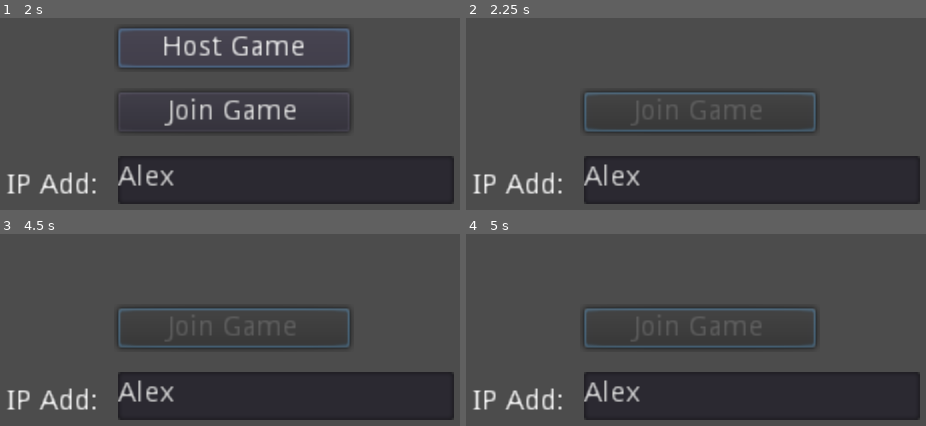
Above: before the commit, frames 1-4 (two rows, left to right).
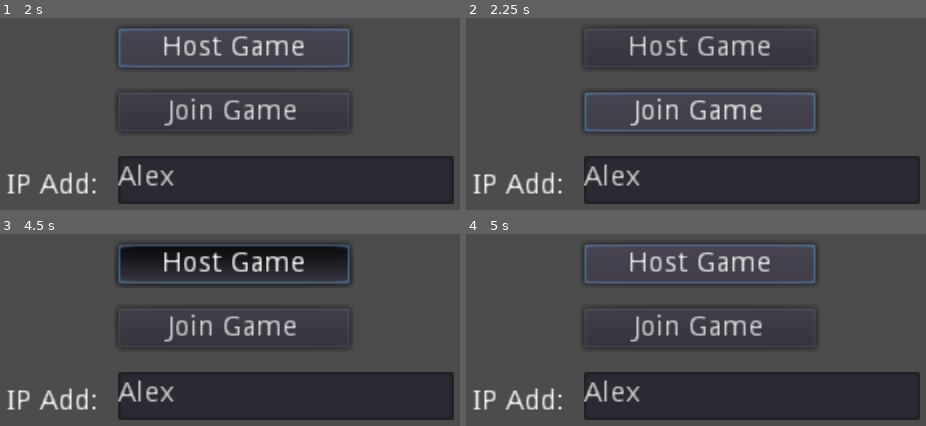
Above: after the commit, the same moments.

Repository: WhatDoor/LaserChess
Game: Godot game, scene res://Game.tscn
Same seed, same stepped clock (60 frames per second), same inputs: the game is played once before the commit and once after it.
Inputs (mouse positions are in pixels of both pictures, inside the frame that each line leads up to):
- Up to frame 1 (2 s): click (285, 179) at 0.52 s; type "Alex" at 0.6 s; click "Host Game" at 1.25 s
- Up to frame 2 (2.25 s): click "Join Game" at 2 s
- Up to frame 3 (4.5 s): move the mouse to (386, 326) at 2.77 s; click (386, 326) at 2.92 s; move the mouse to (119, 362) at 3.52 s; click (119, 362) at 3.67 s; move the mouse to (308, 264) at 4.27 s; click (308, 264) at 4.42 s
- Up to frame 4 (5 s): no input

Frame 1 is identical in both runs. In frame 2, 3.3% of the frame differs, in the area x 25-77%, y 4-57%; in frame 3, 12%, in the area x 25-77%, y 4-60%; in frame 4, 4.8%.
Error after the commit: Parse Error: Can't preload resource at path: res://Worlds/World1.tscn (res://Game.gd:11)

Commit message:
Added deflector to the game

Diff:
--- a/KingResources/King.tscn
+++ b/KingResources/King.tscn
@@ -17,7 +17,7 @@
 
 [node name="Offset" type="Node2D" parent="."]
 position = Vector2( 0, -7.705 )
-scale = Vector2( 0.65, 0.7 )
+scale = Vector2( 0.75, 0.8 )
 
 [node name="BlueKingSprite" type="Sprite" parent="Offset"]
 scale = Vector2( 0.3, 0.3 )
--- a/Worlds/World1.tscn
+++ b/Worlds/World1.tscn
@@ -1,6 +1,7 @@
-[gd_scene load_steps=8 format=2]
+[gd_scene load_steps=9 format=2]
 
 [ext_resource path="res://OutsideBorderWalls.tscn" type="PackedScene" id=1]
+[ext_resource path="res://DeflectorResources/Deflector.tscn" type="PackedScene" id=2]
 [ext_resource path="res://Worlds/World.gd" type="Script" id=5]
 [ext_resource path="res://BoardResources/Board.tscn" type="PackedScene" id=8]
 [ext_resource path="res://DefenderResources/Defender.tscn" type="PackedScene" id=9]
@@ -28,7 +29,7 @@
 orientation = 2
 
 [node name="Defender3" parent="Board_Objects/Pieces" instance=ExtResource( 9 )]
-position = Vector2( 24, 120 )
+position = Vector2( 25.6376, 117.726 )
 board_coords = "C1"
 team_colour = 2
 
@@ -38,7 +39,7 @@
 team_colour = 1
 
 [node name="King2" parent="Board_Objects/Pieces" instance=ExtResource( 12 )]
-position = Vector2( 96, 64 )
+position = Vector2( 97.3226, 62.2996 )
 board_coords = "G4"
 team_colour = 2
 
@@ -102,6 +103,11 @@
 board_coords = "G8"
 team_colour = 2
 
+[node name="Deflector" parent="Board_Objects/Pieces" instance=ExtResource( 2 )]
+position = Vector2( 80.0553, 61.8275 )
+board_coords = "F4"
+team_colour = 1
+
 [node name="RedLaser" parent="Board_Objects" instance=ExtResource( 11 )]
 position = Vector2( -8.37603, -7.81199 )
 
Binary file removed: JozSpritesUpload/BlueDefender2.png
Not shown, removed: JozSpritesUpload/BlueDefender2.png.import
Binary file removed: JozSpritesUpload/BlueDefender4.png
Not shown, removed: JozSpritesUpload/BlueDefender4.png.import
Binary file removed: JozSpritesUpload/BlueSwitch1.png
Not shown, removed: JozSpritesUpload/BlueSwitch1.png.import
Binary file removed: JozSpritesUpload/BlueSwitch2.png
Not shown, removed: JozSpritesUpload/BlueSwitch2.png.import
Binary file removed: JozSpritesUpload/Blueturret1.png
Not shown, removed: JozSpritesUpload/Blueturret1.png.import
Binary file removed: JozSpritesUpload/Blueturret2.png
Not shown, removed: JozSpritesUpload/Blueturret2.png.import
(and 17 more such lines)
